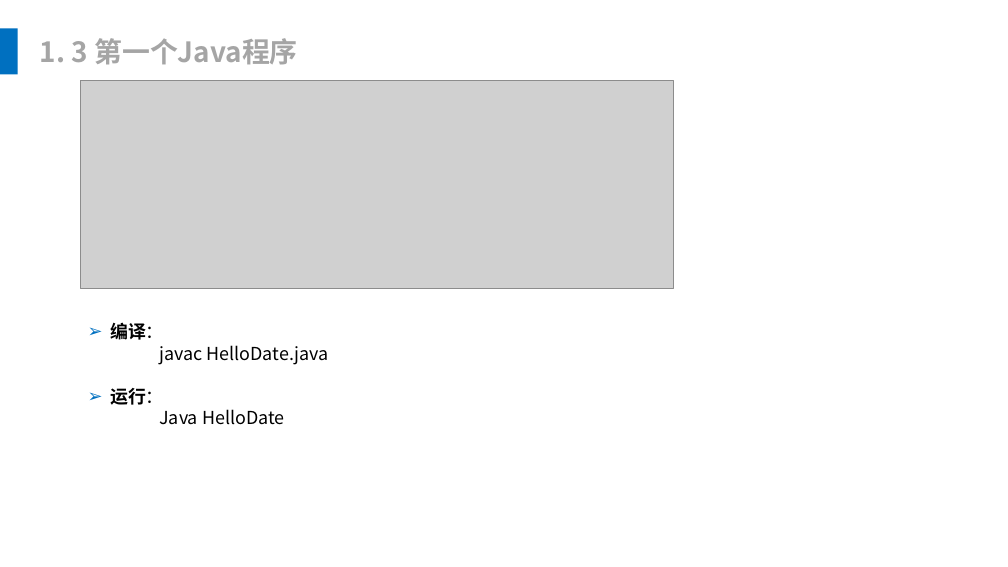
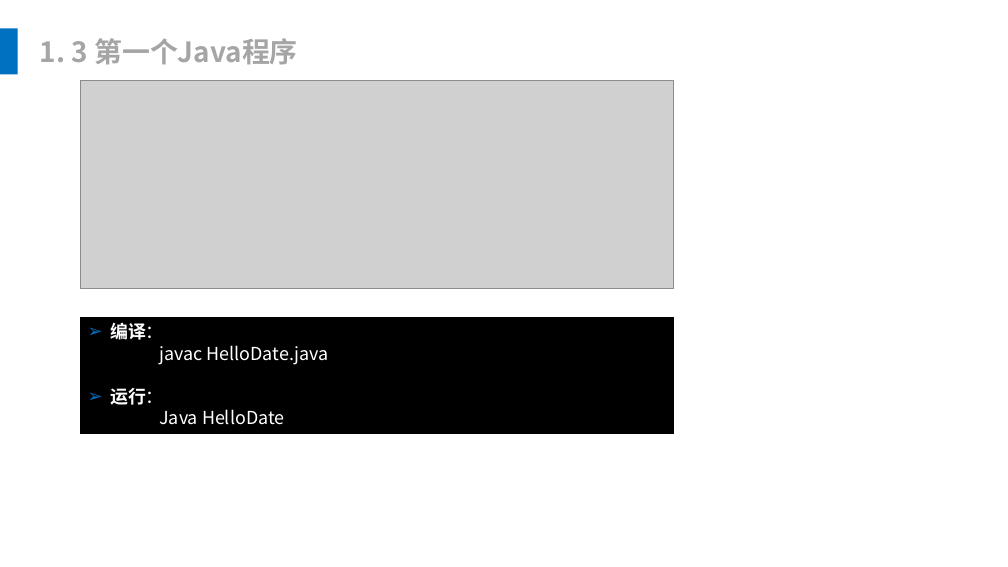
Before and after one commit to leonliu06/JavaTrainning, a slide deck: slide 6 of Java培训.pptx. Drawn at 1008x567 pixels with LibreOffice and Linux fonts; fonts in the diff are those of the drawing; grey boxes stand for pictures. Boxes give left, top, right and bottom in pixels: in the first picture for what was removed or moved away, otherwise in the second. Text is boxed around its words. In the diff, an @@ line names an element or a change of style, - is before the commit and + after.

```diff
--- a/Java培训.pptx
+++ b/Java培训.pptx
@@ rectangle "编译：": place and size @@
-rectangle "编译：" at bbox=[110, 322, 329, 425]
+rectangle "编译：" at bbox=[81, 318, 674, 434]
@@ rectangle "编译：" at bbox=[81, 318, 674, 434]: text colour #000000 to #FFFFFF; fill none to #000000; outline none to #000000 1 pt @@
```
Also in this commit, not shown: 3 other slides changed, 6 slides added, 1 slide removed.
